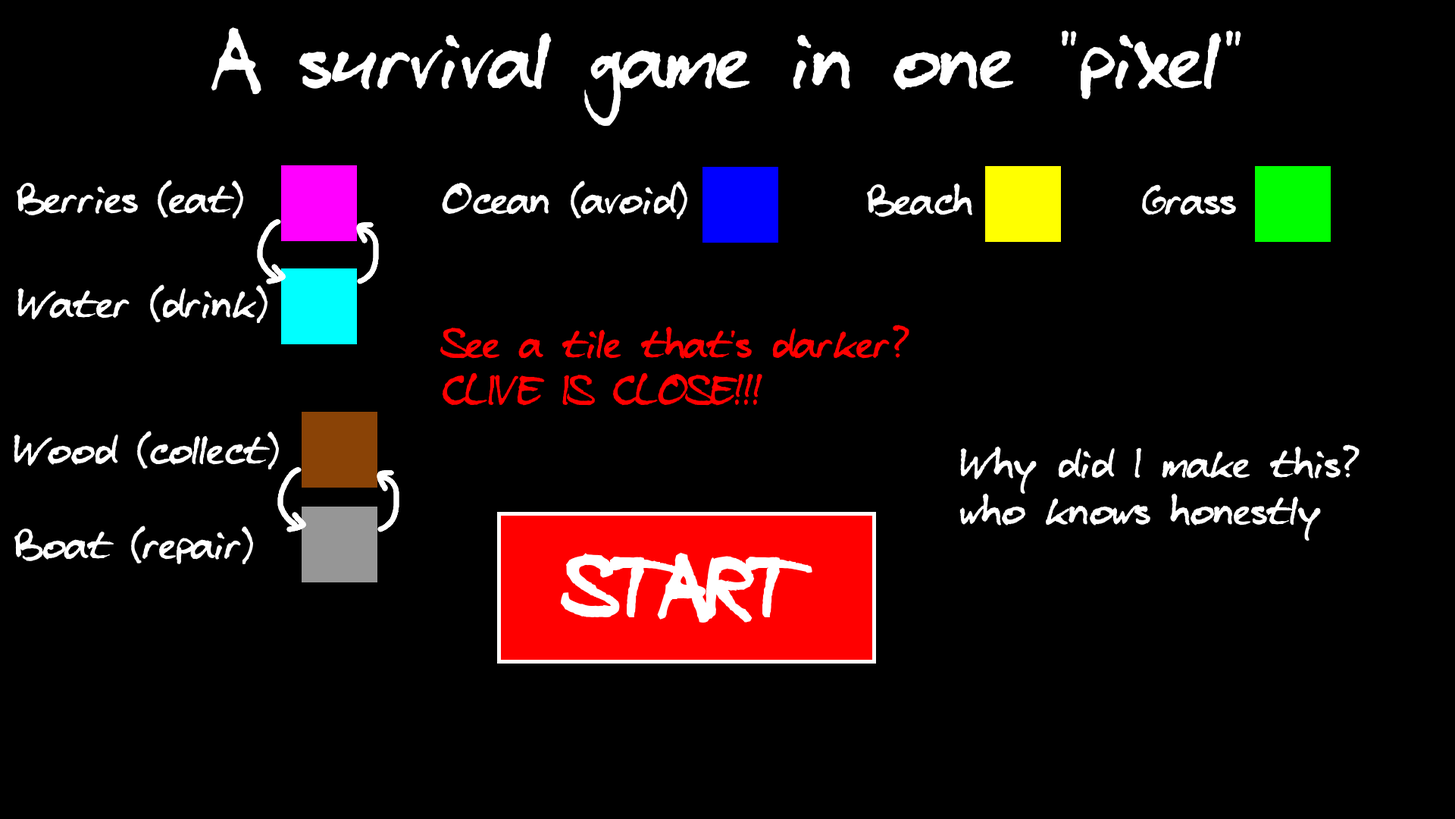
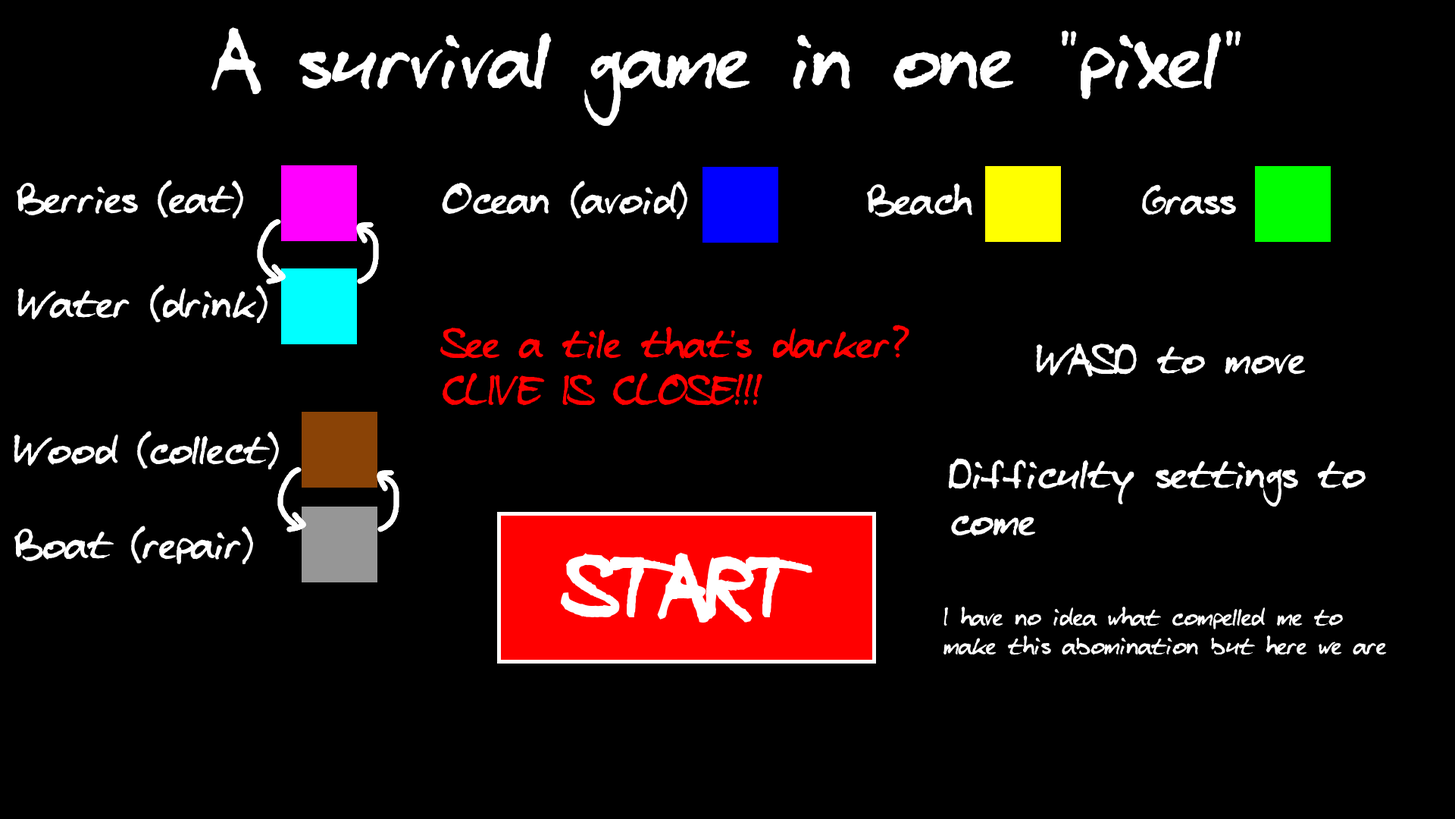
Layer changes from the first 1455×819 image to the second:
added layer "I have no idea what compelled ..." above "Difficulty settings to ..." over [943, 606, 1388, 655]
added layer "Difficulty settings to ..." above "WASD to move" over [948, 457, 1366, 536]
renamed "Why did I make this? ..." to "WASD to move", painted on it over [959, 342, 1360, 541]
